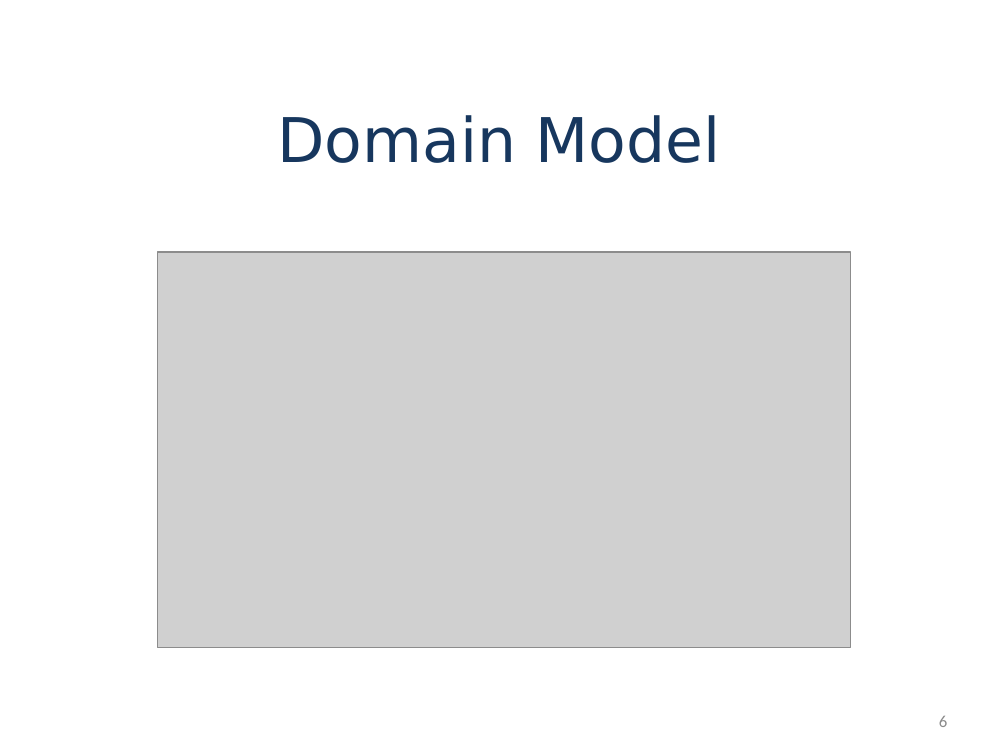
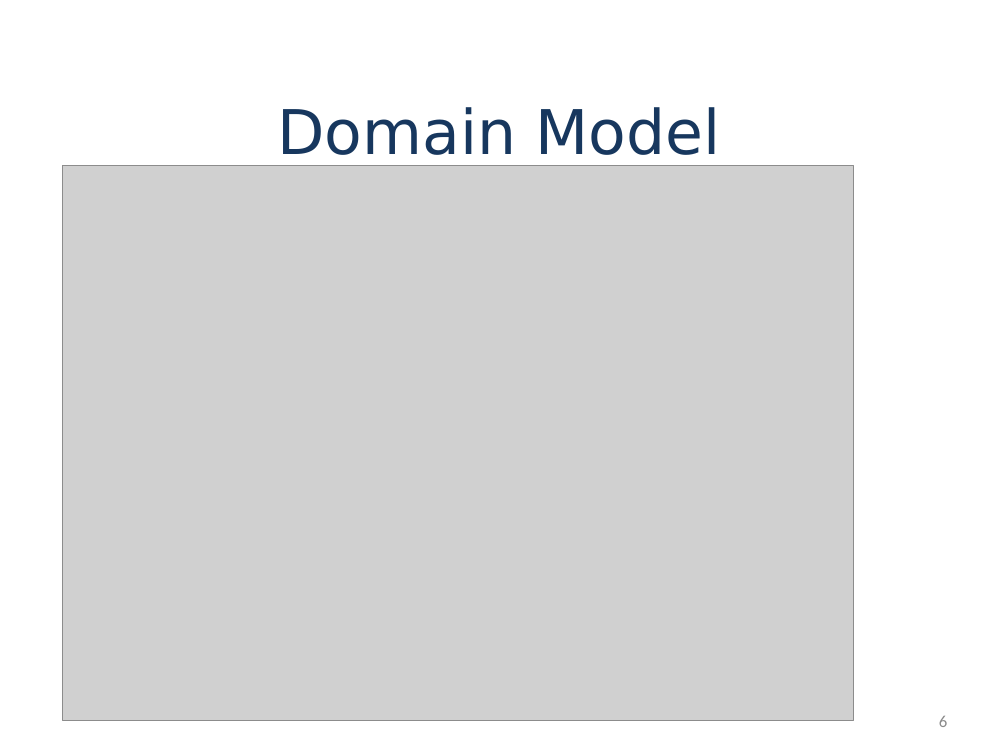
Before and after one commit to chursin-andrey/project-jastt, a slide deck: slide 6 of presentation/jastt.pptx. Drawn at 1008x756 pixels with LibreOffice and Linux fonts; fonts in the diff are those of the drawing; grey boxes stand for pictures; background and template pictures are left out. Boxes give left, top, right and bottom in pixels: in the first picture for what was removed or moved away, otherwise in the second. Text is boxed around its words. In the diff, an @@ line names an element or a change of style, - is before the commit and + after.

Commit message:
Added slides and images. Changed slide sequence.

```diff
--- a/presentation/jastt.pptx
+++ b/presentation/jastt.pptx
@@ text "Domain Model" rewrapped from bbox=[277, 115, 721, 163] to bbox=[277, 107, 721, 167] @@
@@ picture: place and size @@
-picture at bbox=[157, 252, 851, 648]
+picture at bbox=[62, 165, 853, 721]
```
Also in this commit, not shown: 4 other slides changed, 5 slides added, 7 other files.
